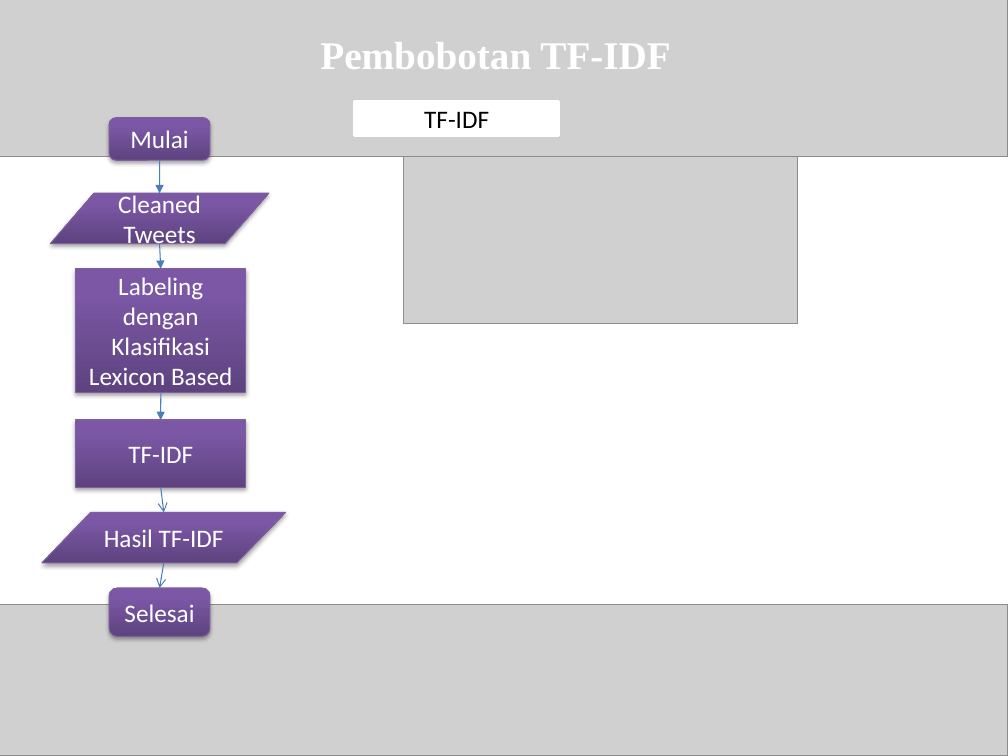
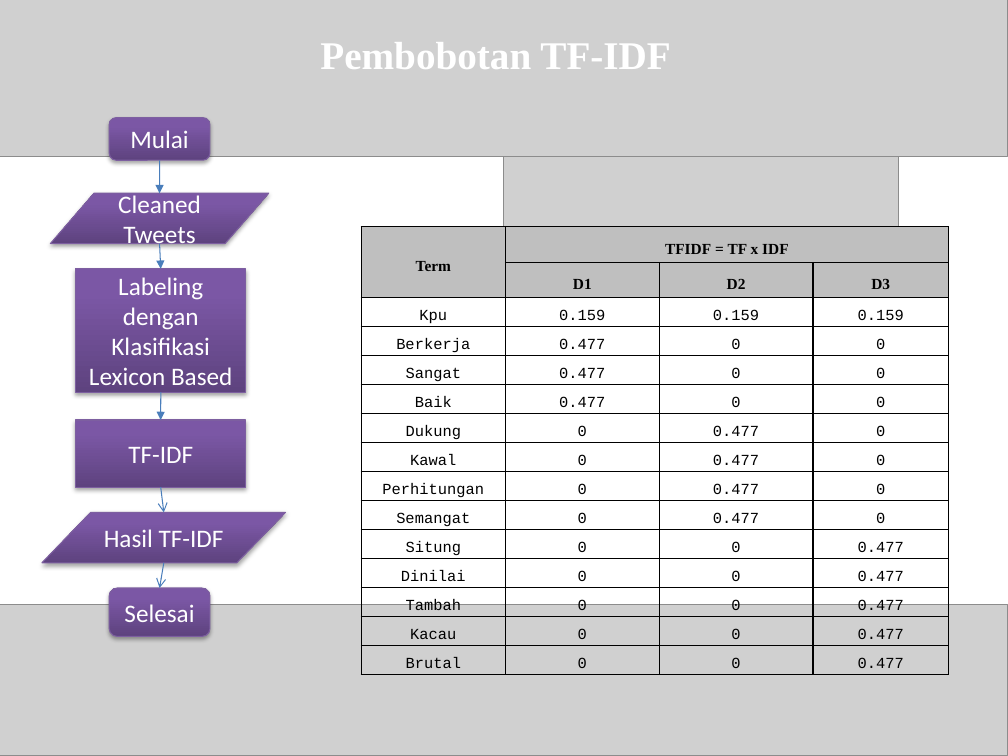
Before and after one commit to mzbudi/skripsi_roni, a slide deck: slide 9 of Sidang-Skripsi.pptx (slide 8 before the commit). Drawn at 1008x756 pixels with LibreOffice and Linux fonts; fonts in the diff are those of the drawing; grey boxes stand for pictures. Boxes give left, top, right and bottom in pixels: in the first picture for what was removed or moved away, otherwise in the second. Text is boxed around its words. In the diff, an @@ line names an element or a change of style, - is before the commit and + after.

```diff
--- a/Sidang-Skripsi.pptx
+++ b/Sidang-Skripsi.pptx
@@ picture: place and size @@
-picture at (403, 134, 797, 324)
+picture at (504, 68, 898, 257)
@@ rectangle removed at (355, 101, 558, 135) @@
-TF-IDF
@@ table added at (361, 227, 949, 674), 15 rows, 4 columns @@
+Term | TFIDF = TF x IDF |  | 
+ | D1 | D2 | D3
+Kpu | 0.159 | 0.159 | 0.159
+Berkerja | 0.477 | 0 | 0
+Sangat | 0.477 | 0 | 0
+Baik | 0.477 | 0 | 0
+Dukung | 0 | 0.477 | 0
+Kawal | 0 | 0.477 | 0
+Perhitungan | 0 | 0.477 | 0
+Semangat | 0 | 0.477 | 0
+Situng | 0 | 0 | 0.477
+Dinilai | 0 | 0 | 0.477
+Tambah | 0 | 0 | 0.477
+Kacau | 0 | 0 | 0.477
+Brutal | 0 | 0 | 0.477
```
Also in this commit, not shown: 5 other slides changed, 1 slide added, 24 other files.
